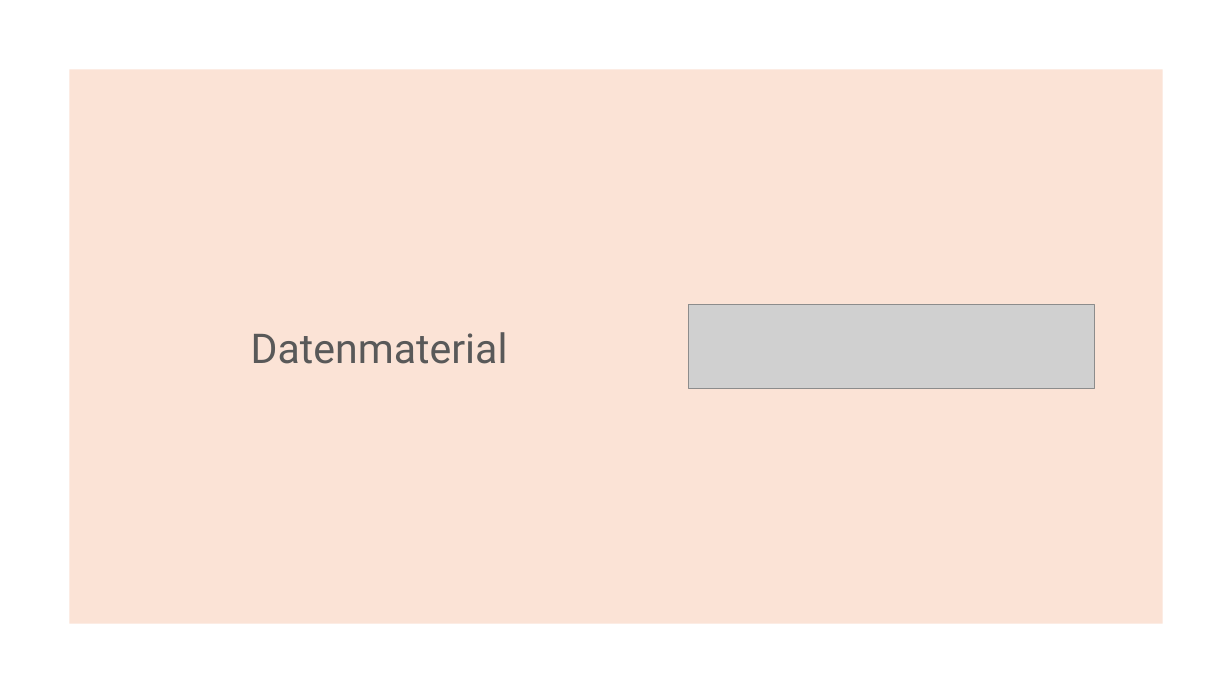
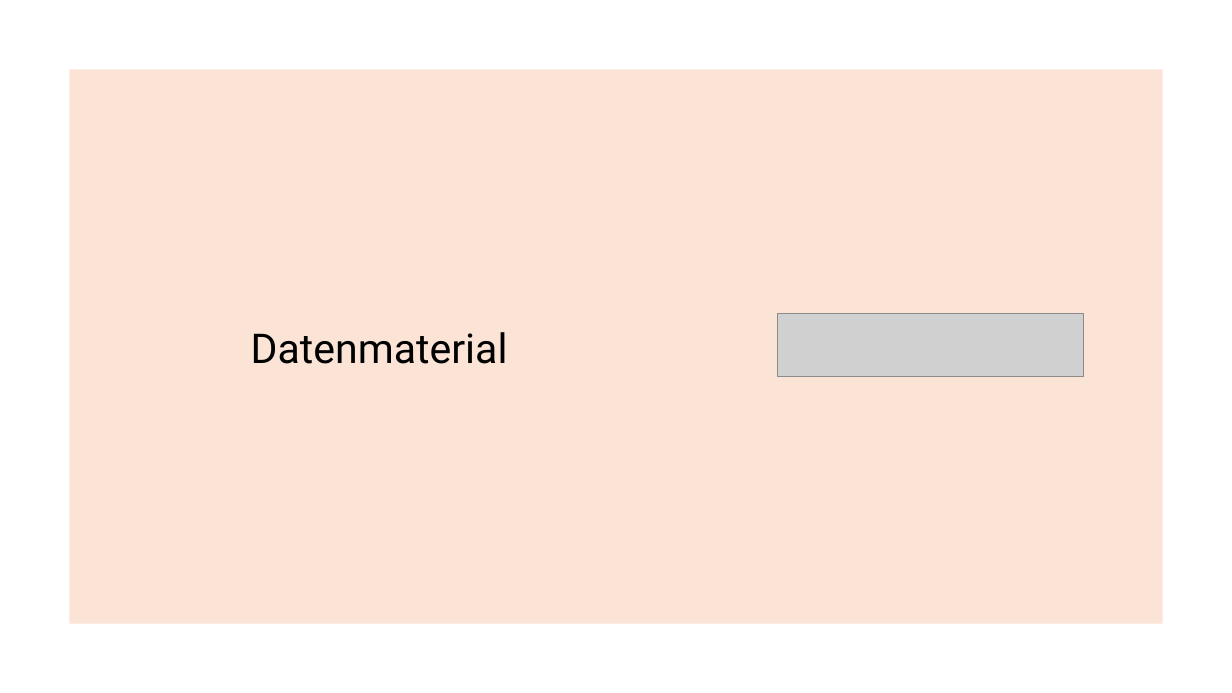
Before and after one commit to IntiGit/ComputerVisionGame, a slide deck: slide 3 of Präsentationen/Meilenstein_2.pptx. Drawn at 1232x693 pixels with LibreOffice and Linux fonts; fonts in the diff are those of the drawing; grey boxes stand for pictures. Boxes give left, top, right and bottom in pixels: in the first picture for what was removed or moved away, otherwise in the second. Text is boxed around its words. In the diff, an @@ line names an element or a change of style, - is before the commit and + after.

```diff
--- a/Präsentationen/Meilenstein_2.pptx
+++ b/Präsentationen/Meilenstein_2.pptx
@@ title "Datenmaterial" at <box>251,332,508,364</box>: text colour #595959 to #000000 @@
@@ picture: place and size @@
-picture at <box>689,305,1094,388</box>
+picture at <box>777,314,1083,377</box>
```
Also in this commit, not shown: 6 other slides changed, 3 slides added, 2 other files.
